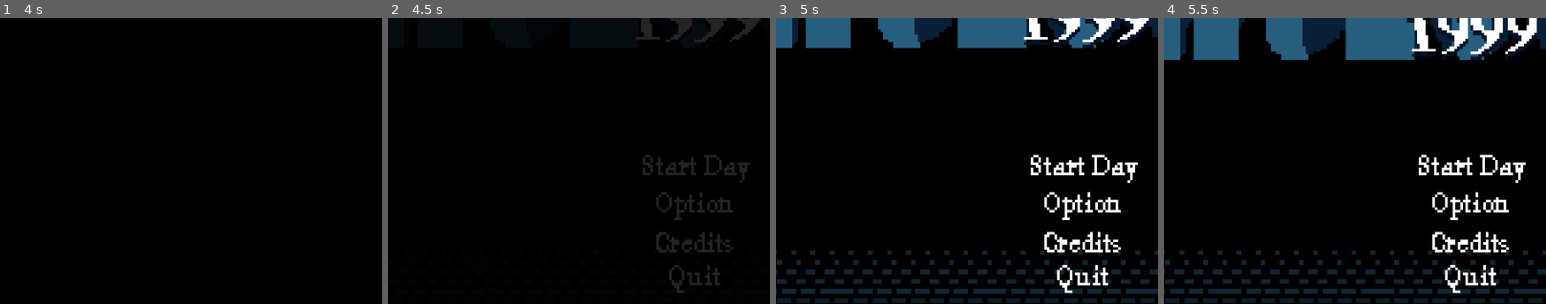
Above: before the commit, frames 1-4 (left to right).
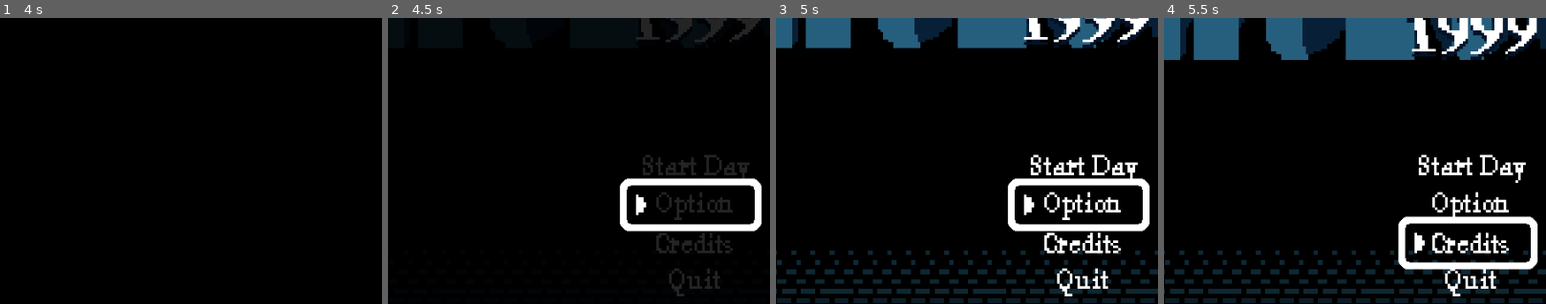
Above: after the commit, the same moments.

Repository: QeianTEA/Hololive-Please
Game: Godot game, scene res://Scenes/MainMenu.tscn
The game is run twice, just before and just after one commit, with the same random seed, the same clock (stepped at 60 frames per second) and the same inputs. This scene is started directly instead of the project's main scene.
Inputs (mouse positions are % of the whole screen's width and height, from its top left):
- Up to frame 1 (4 s): tap Enter at 0.5, 2 s; move the mouse to (72, 45) at 0.52 s; click (72, 45) at 0.6 s; tap Space at 1.25, 2.75 s; drag from (30, 55) to (45, 70) at 1.27 s; move the mouse to (60, 28) at 2.02 s; click (60, 28) at 2.1 s; drag from (45, 70) to (20, 35) at 2.77 s; move the mouse to (80, 65) at 3.52 s; click (80, 65) at 3.6 s
- Up to frame 2 (4.5 s): click (50, 65) at 4.27 s
- Up to frame 3 (5 s): no input
- Up to frame 4 (5.5 s): click (50, 72) at 5.02 s
The pictures show only the part of the screen within x 10-60%, y 33-83%; the shares and areas given below are measured in that part.

Frame 1 is identical in both runs. In frame 2, 3.0% of the frame differs, in the area x 60-98%, y 56-98%; in frame 3, 3.5%; in frame 4, 3.4%.

Commit message:
buttons done menu Time for NPC

Diff:
--- a/Scenes/MainMenu.tscn
+++ b/Scenes/MainMenu.tscn
@@ -8,11 +8,13 @@
 [ext_resource type="Texture2D" uid="uid://c6rcw7nwv60fq" path="res://Sprites/Menu/start.png" id="5_ny4f6"]
 [ext_resource type="Texture2D" uid="uid://hsfcito2n1ep" path="res://Sprites/Menu/quit.png" id="6_crlu5"]
 [ext_resource type="Texture2D" uid="uid://dh6sp1ep66ha4" path="res://Sprites/Menu/option.png" id="7_wjlvw"]
+[ext_resource type="Texture2D" uid="uid://dgosrdlh7pmyf" path="res://Sprites/Menu/arrowhighlight.png" id="8_cy8rm"]
 [ext_resource type="Texture2D" uid="uid://dswhodcj5bm08" path="res://Sprites/Menu/credite.png" id="8_fs7bb"]
 [ext_resource type="Texture2D" uid="uid://b0qo8hgappf33" path="res://Temp/test.png" id="9_q2eg6"]
 [ext_resource type="Texture2D" uid="uid://0rfjb1bnwwvx" path="res://Sprites/Menu/metrostamp.png" id="10_3itwg"]
 [ext_resource type="Texture2D" uid="uid://8qywlhsjix84" path="res://Sprites/Menu/disclaimer.png" id="11_smlsi"]
 [ext_resource type="AudioStream" uid="uid://cusmbp6uupk4f" path="res://SFX/Music/HoloCon 1999 Main Theme.wav" id="12_oj3f1"]
+[ext_resource type="Texture2D" uid="uid://cok0wlrv2wew0" path="res://Sprites/Menu/bgmid.png" id="14_0veo5"]
 
 [sub_resource type="Animation" id="Animation_0um43"]
 resource_name = "MenuMain"
@@ -161,6 +163,21 @@
 "RESET": SubResource("Animation_srtvb")
 }
 
+[sub_resource type="Animation" id="Animation_fwelv"]
+length = 0.001
+tracks/0/type = "value"
+tracks/0/imported = false
+tracks/0/enabled = true
+tracks/0/path = NodePath(".:position")
+tracks/0/interp = 1
+tracks/0/loop_wrap = true
+tracks/0/keys = {
+"times": PackedFloat32Array(0),
+"transitions": PackedFloat32Array(1),
+"update": 0,
+"values": [Vector2(450, 160)]
+}
+
 [sub_resource type="Animation" id="Animation_7jij4"]
 resource_name = "TitleBounce"
 length = 2.0
@@ -178,21 +195,6 @@
 "values": [Vector2(450, 160), Vector2(450, 174), Vector2(450, 174), Vector2(450, 174), Vector2(450, 160), Vector2(450, 160)]
 }
 
-[sub_resource type="Animation" id="Animation_fwelv"]
-length = 0.001
-tracks/0/type = "value"
-tracks/0/imported = false
-tracks/0/enabled = true
-tracks/0/path = NodePath(".:position")
-tracks/0/interp = 1
-tracks/0/loop_wrap = true
-tracks/0/keys = {
-"times": PackedFloat32Array(0),
-"transitions": PackedFloat32Array(1),
-"update": 0,
-"values": [Vector2(450, 160)]
-}
-
 [sub_resource type="AnimationLibrary" id="AnimationLibrary_spuej"]
 _data = {
 "RESET": SubResource("Animation_fwelv"),
@@ -249,27 +251,53 @@
 scale = Vector2(3, 3)
 texture = ExtResource("5_ny4f6")
 
-[node name="Button" type="Button" parent="Menu/Buttons/Start"]
-modulate = Color(1, 1, 1, 0)
-offset_left = -22.0
-offset_top = -6.0
-offset_right = 23.0
-offset_bottom = 6.0
+[node name="StartB" type="Button" parent="Menu/Buttons/Start"]
+offset_left = -32.0
+offset_top = -9.0
+offset_right = 32.0
+offset_bottom = 7.0
+theme_type_variation = &"FlatButton"
+icon = ExtResource("8_cy8rm")
+expand_icon = true
 
 [node name="Option" type="Sprite2D" parent="Menu/Buttons"]
 position = Vector2(450, 441)
 scale = Vector2(3, 3)
 texture = ExtResource("7_wjlvw")
 
+[node name="OptionB" type="Button" parent="Menu/Buttons/Option"]
+offset_left = -27.0
+offset_top = -8.0
+offset_right = 24.0
+offset_bottom = 8.0
+theme_type_variation = &"FlatButton"
+icon = ExtResource("8_cy8rm")
+
 [node name="Credite" type="Sprite2D" parent="Menu/Buttons"]
-position = Vector2(450, 485)
+position = Vector2(450, 486)
 scale = Vector2(3, 3)
 texture = ExtResource("8_fs7bb")
 
+[node name="CreditB" type="Button" parent="Menu/Buttons/Credite"]
+offset_left = -26.0
+offset_top = -8.0
+offset_right = 24.0
+offset_bottom = 8.0
+theme_type_variation = &"FlatButton"
+icon = ExtResource("8_cy8rm")
+
 [node name="Quit" type="Sprite2D" parent="Menu/Buttons"]
-position = Vector2(450, 529)
+position = Vector2(450, 532)
 scale = Vector2(3, 3)
 texture = ExtResource("6_crlu5")
+
+[node name="QuitB" type="Button" parent="Menu/Buttons/Quit"]
+offset_left = -21.0
+offset_top = -8.0
+offset_right = 21.0
+offset_bottom = 8.0
+theme_type_variation = &"FlatButton"
+icon = ExtResource("8_cy8rm")
 
 [node name="Disclaimer" type="Sprite2D" parent="."]
 position = Vector2(450, 341)
@@ -284,4 +312,16 @@
 position = Vector2(-178, 467)
 texture = ExtResource("4_4xxpm")
 
-[connection signal="pressed" from="Menu/Buttons/Start/Button" to="." method="_on_start_button_pressed"]
+[node name="Bgmid" type="Sprite2D" parent="."]
+position = Vector2(-180, 525)
+texture = ExtResource("14_0veo5")
+
+[connection signal="mouse_entered" from="Menu/Buttons/Start/StartB" to="." method="_on_button_mouse_entered" binds= [1]]
+[connection signal="mouse_exited" from="Menu/Buttons/Start/StartB" to="." method="_on_button_mouse_exited" binds= [1]]
+[connection signal="pressed" from="Menu/Buttons/Start/StartB" to="." method="_on_start_button_pressed"]
+[connection signal="mouse_entered" from="Menu/Buttons/Option/OptionB" to="." method="_on_button_mouse_entered" binds= [2]]
+[connection signal="mouse_exited" from="Menu/Buttons/Option/OptionB" to="." method="_on_button_mouse_exited" binds= [2]]
+[connection signal="mouse_entered" from="Menu/Buttons/Credite/CreditB" to="." method="_on_button_mouse_entered" binds= [3]]
+[connection signal="mouse_exited" from="Menu/Buttons/Credite/CreditB" to="." method="_on_button_mouse_exited" binds= [3]]
+[connection signal="mouse_entered" from="Menu/Buttons/Quit/QuitB" to="." method="_on_button_mouse_entered" binds= [4]]
+[connection signal="mouse_exited" from="Menu/Buttons/Quit/QuitB" to="." method="_on_button_mouse_exited" binds= [4]]
--- a/Scripts/MainMenu.gd
+++ b/Scripts/MainMenu.gd
@@ -2,5 +2,41 @@
 
 var simultaneous_scene = preload("res://Scenes/game.tscn").instantiate()
 
+@onready var start_b = $Menu/Buttons/Start/StartB
+@onready var option_b = $Menu/Buttons/Option/OptionB
+@onready var credit_b = $Menu/Buttons/Credite/CreditB
+@onready var quit_b = $Menu/Buttons/Quit/QuitB
+
+func _ready():
+	start_b.self_modulate = Color(255,255,255,0)
+	option_b.self_modulate = Color(255,255,255,0)
+	credit_b.self_modulate = Color(255,255,255,0)
+	quit_b.self_modulate = Color(255,255,255,0)
+
 func _on_start_button_pressed():
 	get_tree().change_scene_to_file("res://Scenes/game.tscn")
+
+
+func _on_button_mouse_entered(number):
+	match number:
+		1:
+			start_b.self_modulate = Color(255,255,255,255)
+		2:
+			option_b.self_modulate = Color(255,255,255,255)
+		3:
+			credit_b.self_modulate = Color(255,255,255,255)
+		4:
+			quit_b.self_modulate = Color(255,255,255,255)
+
+
+
+func _on_button_mouse_exited(number):
+	match number:
+		1:
+			start_b.self_modulate = Color(255,255,255,0)
+		2:
+			option_b.self_modulate = Color(255,255,255,0)
+		3:
+			credit_b.self_modulate = Color(255,255,255,0)
+		4:
+			quit_b.self_modulate = Color(255,255,255,0)
--- a/default_bus_layout.tres
+++ b/default_bus_layout.tres
@@ -3,7 +3,8 @@
 [sub_resource type="AudioEffectReverb" id="AudioEffectReverb_6xxw1"]
 resource_name = "Reverb"
 room_size = 0.49
-spread = 0.55
+spread = 0.33
+wet = 0.21
 
 [resource]
 bus/1/name = &"Music"
Not shown: 1 places in Scenes/MainMenu.tscn that only renumber resources
Binary file added: Sprites/Menu/arrowhighlight.png
Not shown, added: Sprites/Menu/arrowhighlight.png.import
Binary file removed: Sprites/Menu/bgbottom(1).png
Binary file added: Sprites/Menu/bgmid.png
Not shown, changed: Sprites/Menu/bgmid.png.import
